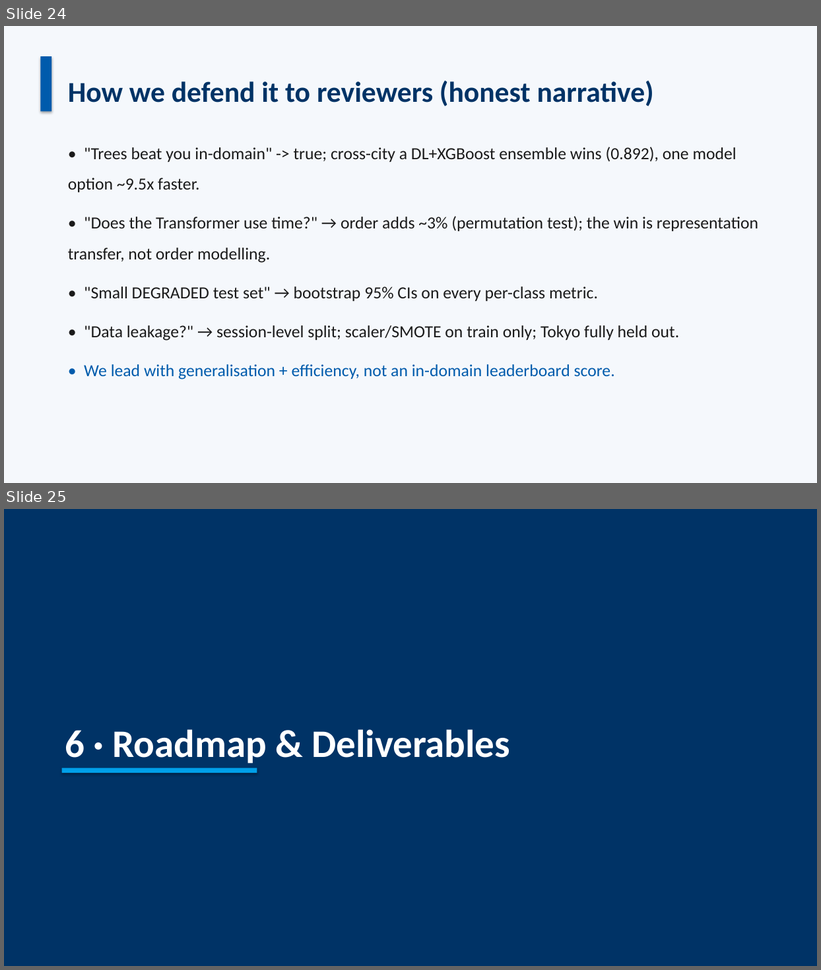
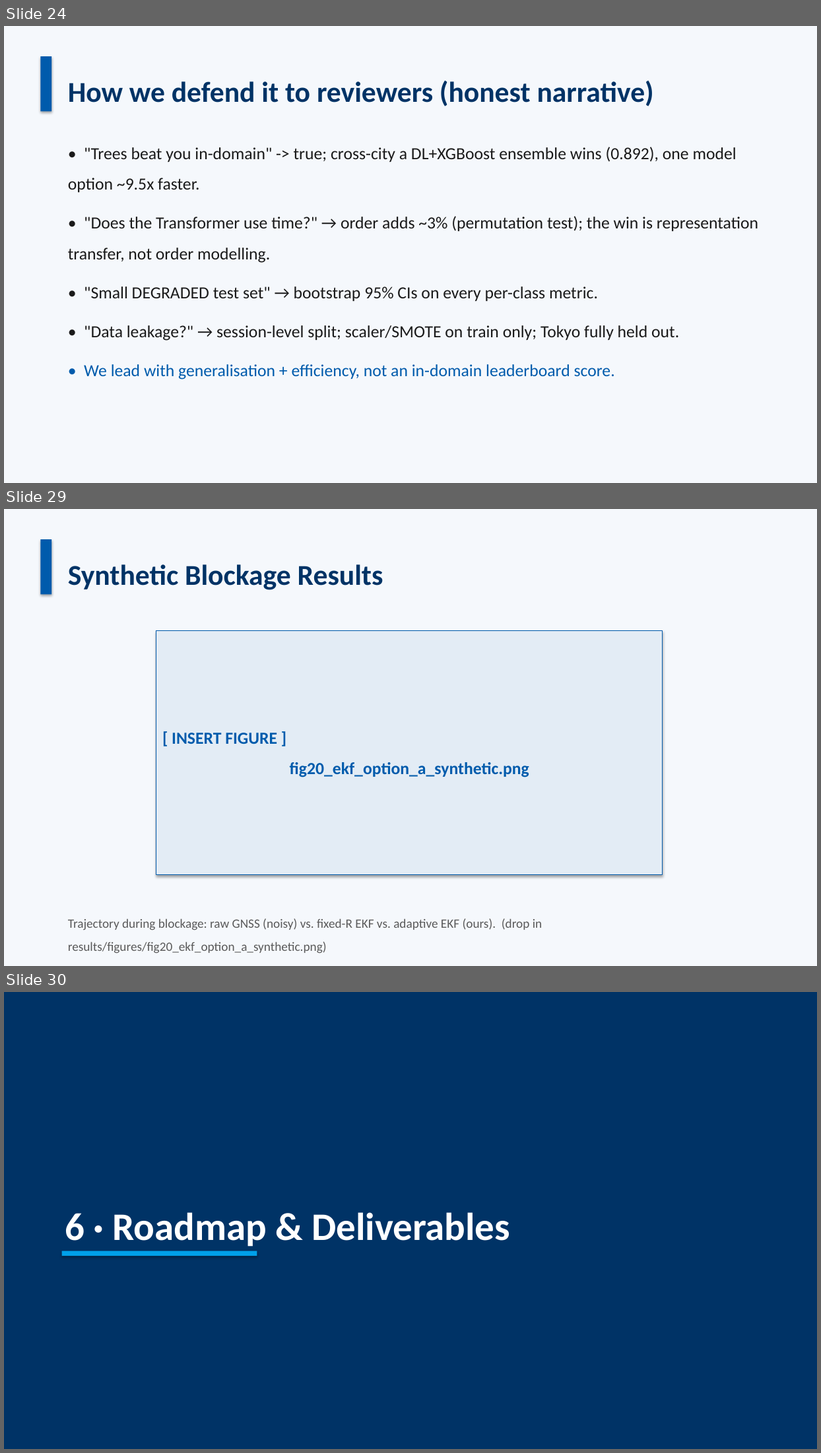
Before and after one commit to Jorshuare/AI-Based-Prediction-for-GNSS-Signal-Degradation, a slide deck: proposal/Presentations/SENTINEL_GNSS_Proposal_v4.pptx. Shown one above the other, each under a label of ours: slides 24 and 25 before the commit, slides 24, 29 and 30 after it; the slides between them are not shown. The pictures are 821x970 and 821x1453 pixels, drawn with LibreOffice and Linux fonts; fonts in the diff are those of the drawing. Boxes give left, top, right and bottom in pixels: in the first picture for what was removed or moved away, otherwise in the second. Text is boxed around its words. In the diff, an @@ line names an element or a change of style, - is before the commit and + after.

```diff
--- a/proposal/Presentations/SENTINEL_GNSS_Proposal_v4.pptx
+++ b/proposal/Presentations/SENTINEL_GNSS_Proposal_v4.pptx
@@ slide 29 added at [4, 509, 817, 966], background #F5F8FC @@
@@ rectangle added at [40, 539, 52, 594], fill #005BAC @@
@@ text added at [68, 564, 384, 590], 34 pt, text #003366, bold @@
+Synthetic Blockage Results
@@ rectangle added at [156, 631, 663, 875], fill #E3ECF5, outline #005BAC 0.75 pt, 20 pt, text #005BAC, bold @@
+[ INSERT FIGURE ]
+fig20_ekf_option_a_synthetic.png
@@ text added at [68, 919, 543, 954], 15 pt, text #5A5A5A @@
+Trajectory during blockage: raw GNSS (noisy) vs. fixed-R EKF vs. adaptive EKF (ours). (drop in results/figures/fig20_ekf_option_a_synthetic.png)
@@ what was slide 25 is now slide 30 @@
```
Also in this commit, not shown: 1 slide changed, 4 other slides added, 16 other files.
